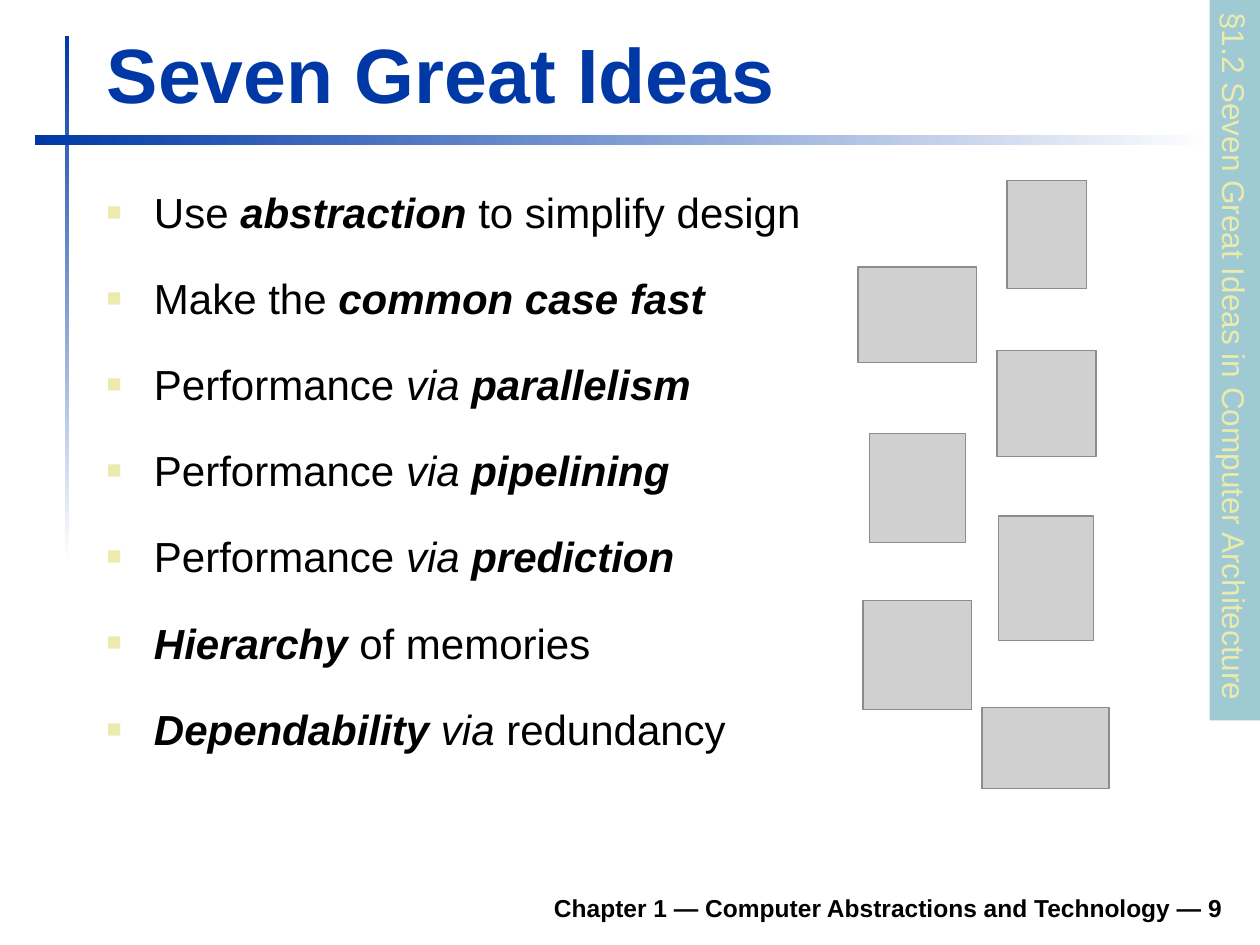
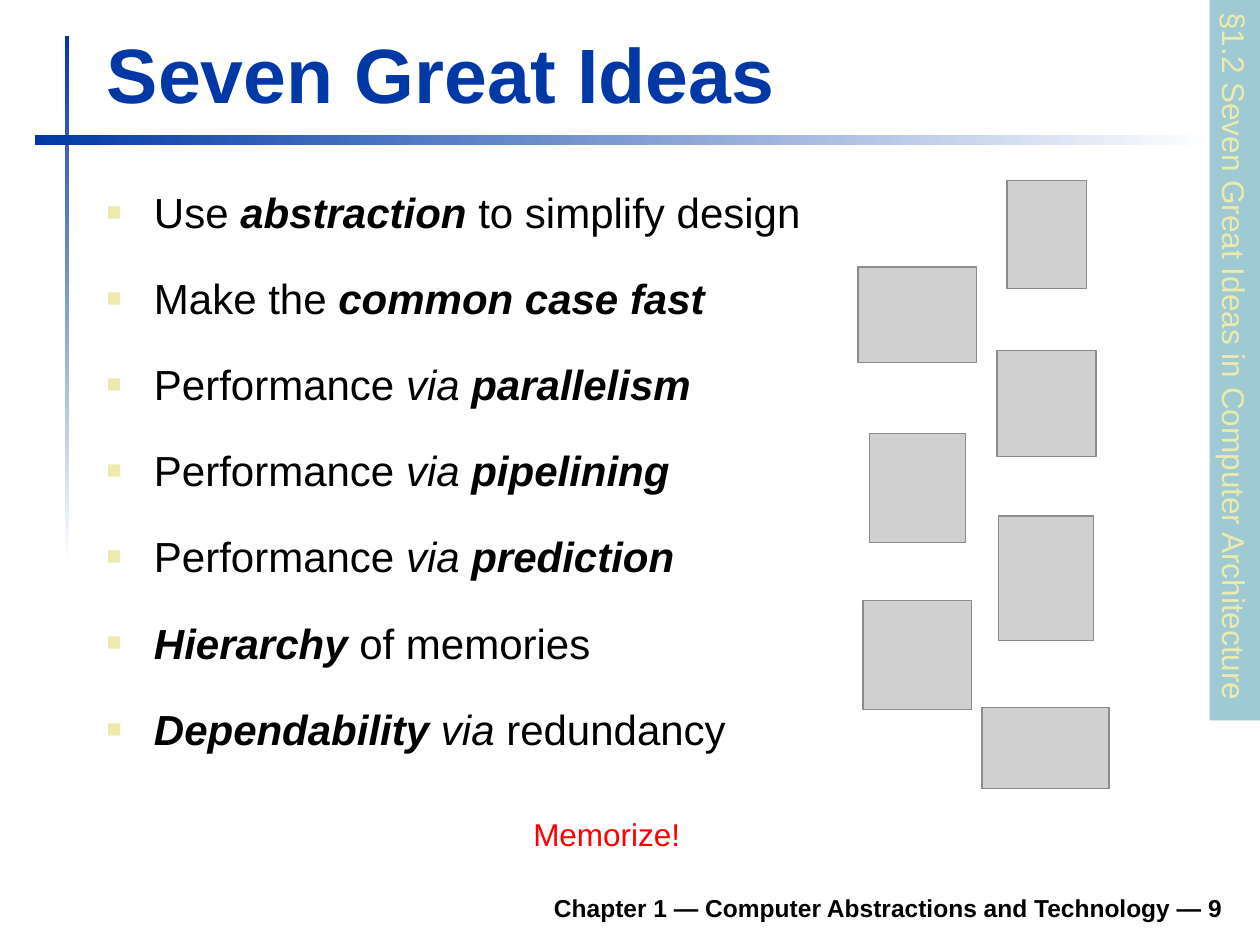
Before and after one commit to robmarano/robmarano.github.io, a slide deck: slide 9 of courses/ece251/books/patterson-hennessey/Patterson6e_MIPS_Ch01_PPT.ppt. Drawn at 1260x945 pixels with LibreOffice and Linux fonts; fonts in the diff are those of the drawing; grey boxes stand for pictures; background and template pictures are left out. Boxes give left, top, right and bottom in pixels: in the first picture for what was removed or moved away, otherwise in the second. Text is boxed around its words. In the diff, an @@ line names an element or a change of style, - is before the commit and + after.

```diff
--- a/courses/ece251/books/patterson-hennessey/Patterson6e_MIPS_Ch01_PPT.ppt
+++ b/courses/ece251/books/patterson-hennessey/Patterson6e_MIPS_Ch01_PPT.ppt
@@ text added at [533,823,680,847], 18 pt, text #FF0000 @@
+Memorize!
```
Also in this commit, not shown: 4 other slides changed, 2 other files.
